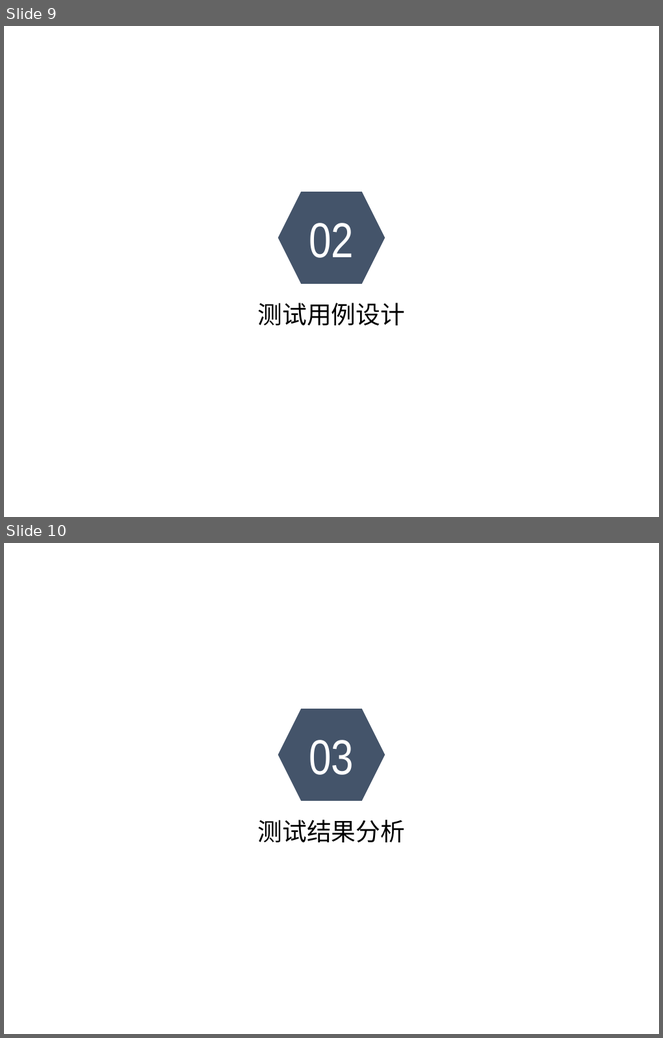
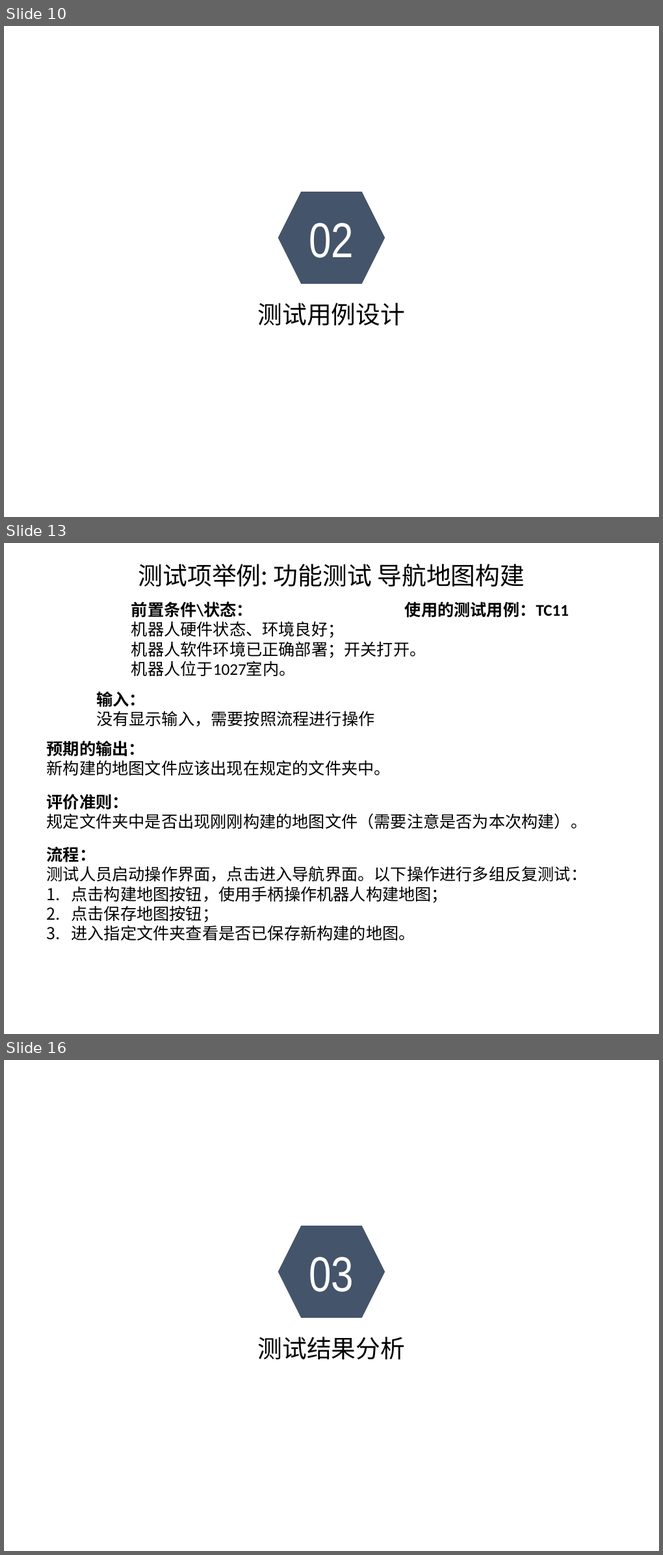
Before and after one commit to sebuaa2019/Team201, a slide deck: 测试报告.pptx. Shown one above the other, each under a label of ours: slides 9 and 10 before the commit, slides 10, 13 and 16 after it; the slides between them are not shown. The pictures are 663x1038 and 663x1555 pixels, drawn with LibreOffice and Linux fonts; fonts in the diff are those of the drawing; background and template pictures are left out. Boxes give left, top, right and bottom in pixels: in the first picture for what was removed or moved away, otherwise in the second. Text is boxed around its words. In the diff, an @@ line names an element or a change of style, - is before the commit and + after.

```diff
--- a/测试报告.pptx
+++ b/测试报告.pptx
@@ slide 13 added at (x1=4, y1=543, x2=659, y2=1034), background picture (left out) @@
@@ text added at (x1=139, y1=564, x2=525, y2=587), 27 pt, text #000000 @@
+测试项举例: 功能测试 导航地图构建
@@ text added at (x1=131, y1=601, x2=426, y2=676), 18 pt, text #000000 @@
+前置条件\状态：
+机器人硬件状态、环境良好；
+机器人软件环境已正确部署；开关打开。
+机器人位于1027室内。
@@ text added at (x1=405, y1=601, x2=569, y2=618), 18 pt, text #000000, bold @@
+使用的测试用例：TC11
@@ text added at (x1=96, y1=691, x2=374, y2=727), 18 pt, text #000000 @@
+输入：
+没有显示输入，需要按照流程进行操作
@@ text added at (x1=47, y1=741, x2=391, y2=776), 18 pt, text #000000 @@
+预期的输出：
+新构建的地图文件应该出现在规定的文件夹中。
@@ text added at (x1=47, y1=794, x2=588, y2=830), 18 pt, text #000000 @@
+评价准则：
+规定文件夹中是否出现刚刚构建的地图文件（需要注意是否为本次构建）。
@@ text added at (x1=47, y1=847, x2=588, y2=941), 18 pt, text #000000 @@
+流程：
+测试人员启动操作界面，点击进入导航界面。以下操作进行多组反复测试：
+1. 点击构建地图按钮，使用手柄操作机器人构建地图；
+2. 点击保存地图按钮；
+3. 进入指定文件夹查看是否已保存新构建的地图。
@@ what was slide 9 is now slide 10 @@
@@ what was slide 10 is now slide 16 @@
```
Also in this commit, not shown: 13 other slides added, 5 slides removed.
